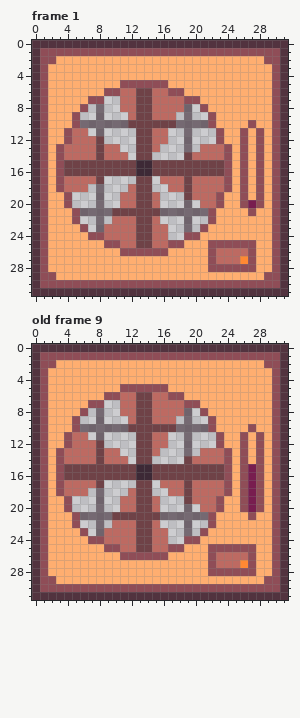
Pixel-art file: Assets/Sprites/ASEPRITEs/mine.aseprite. The first picture shows the starting point.
32x32 pixels, 16 frames. Shown: frame 1, old frame 9. The commit also changed other frames, which this record leaves out.
Now the later version:
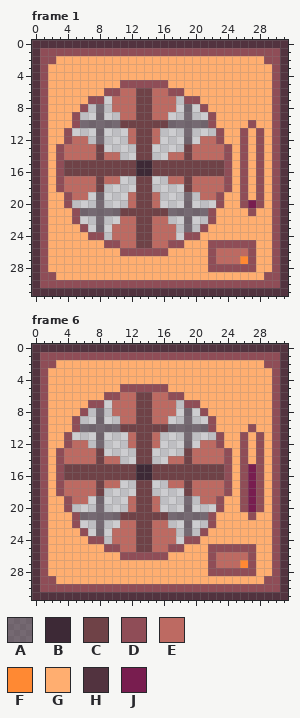
Palette (. is transparent): A #3d29369c  B #3d2936  C #6f4247  D #8f4d57  E #bd6a62  F #ff8933  G #ffae70  H #52333f  J #781d4f
The author wrote: Added mine animation to the game. Unity has trash animation system
From old to new:
frames 16 -> 10
Frame 1, layer "Layer 1":
y 7..8: x 10 . -> E; x 18 E -> .
y 9: x 11 . -> E; x 17 E -> .
y 10: x 11 A -> C; x 17 C -> A
y 11: x 5..6 EE -> ..; x 12 . -> E; x 16 E -> .
y 12: x 7..8 EC -> .A; x 12 . -> E; x 16 E -> .; x 21..22 .. -> EE
y 13: x 9..10 EE -> ..; x 15 E -> .; x 19..20 A. -> CE
y 14: x 11 E -> .; x 17..18 .. -> EE
y 17: x 9..10 .. -> EE; x 16 E -> .
y 18: x 7..8 .A -> EC; x 12 E -> .; x 17..18 EE -> ..
y 19: x 5..6 .. -> EE; x 11 E -> .; x 19..20 CE -> A.
y 20: x 11 E -> .; x 21..22 EE -> ..
y 21: x 10 C -> A; x 16 A -> C
y 22: x 10 E -> .; x 16 . -> E
y 23..24: x 9 E -> .; x 17 . -> E
Frame 6 against old frame 9, layer "Layer 1": the same change as frame 1
Where, in picture pixels (left, top, right, bottom), the same in both pictures:
changed: (72, 96, 216, 240)
changed: (72, 400, 216, 544)
